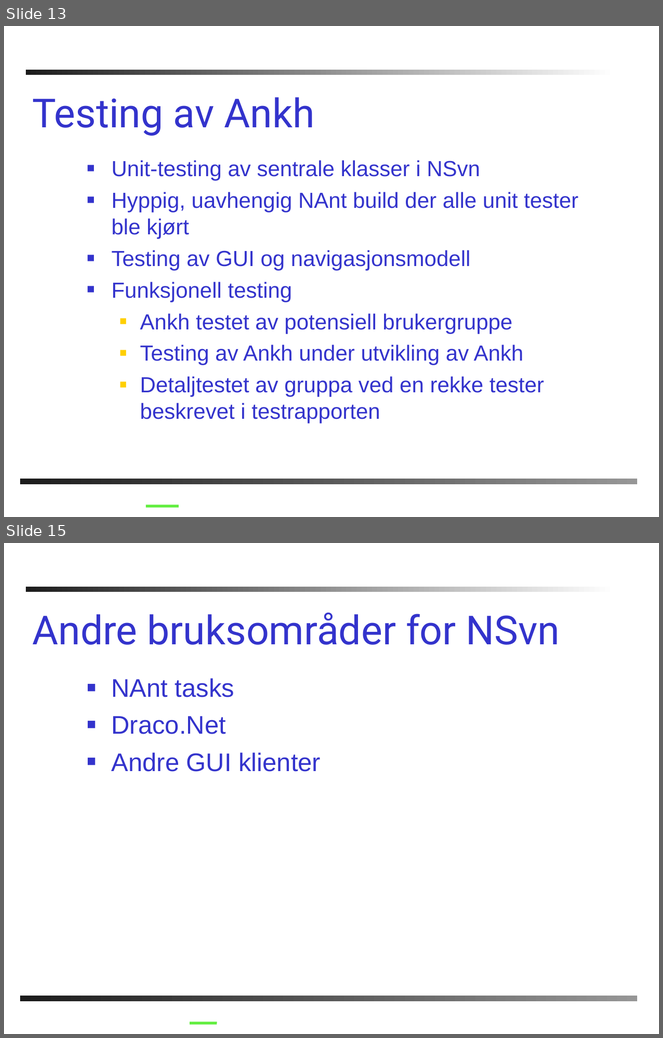
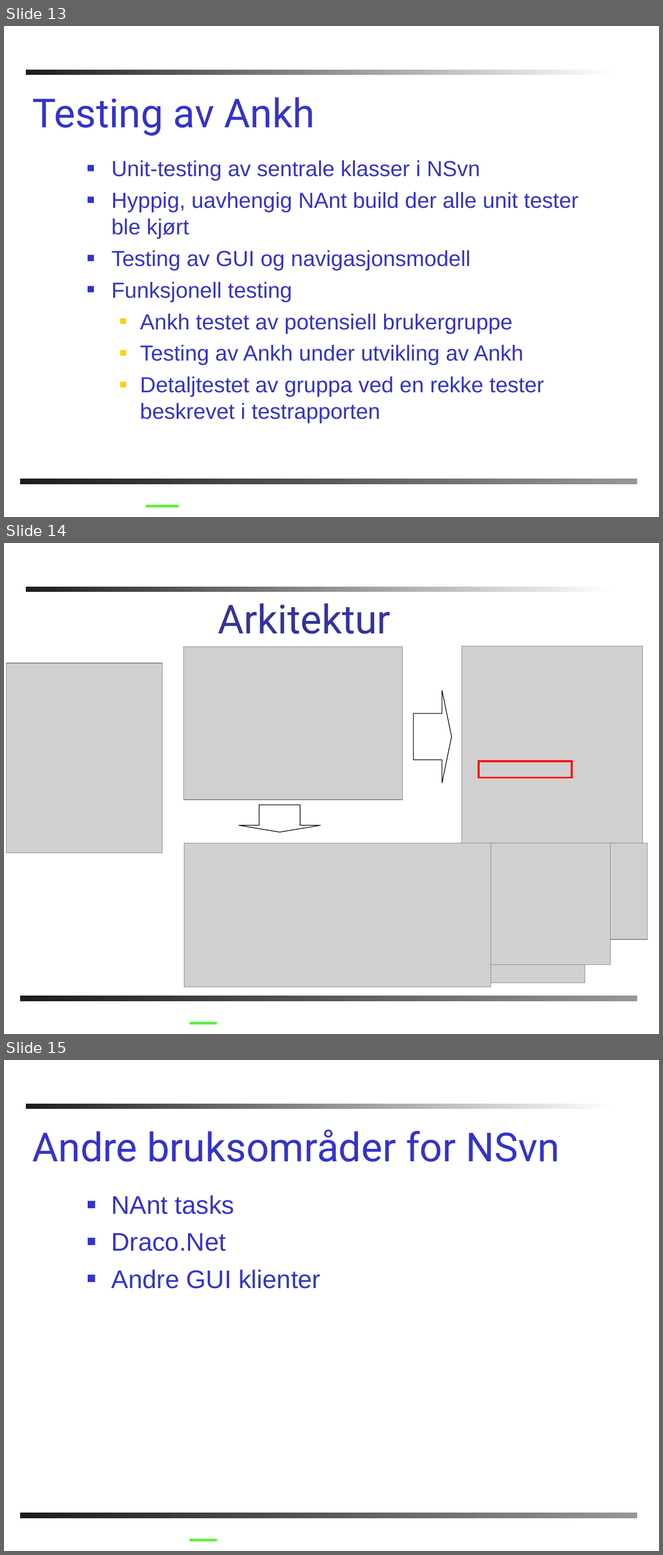
Before and after one commit to PhilJollans/AnkhSVN2019, a slide deck: doc/powerpoint/Subversion_addin_for_VS.NET.ppt. Shown one above the other, each under a label of ours: slides 13 and 15 before the commit, slides 13, 14 and 15 after it; the slides between them are not shown. The pictures are 663x1038 and 663x1555 pixels, drawn with LibreOffice and Linux fonts; fonts in the diff are those of the drawing; grey boxes stand for pictures; background and template pictures are left out. Boxes give left, top, right and bottom in pixels: in the first picture for what was removed or moved away, otherwise in the second. Text is boxed around its words. In the diff, an @@ line names an element or a change of style, - is before the commit and + after.

```diff
--- a/doc/powerpoint/Subversion_addin_for_VS.NET.ppt
+++ b/doc/powerpoint/Subversion_addin_for_VS.NET.ppt
@@ slide 14 added at bbox=[4, 543, 659, 1034], background #FFFFFF; not listed: 2 template elements that a slide beside it also shows @@
@@ title added at bbox=[218, 603, 391, 634], 44 pt, text #333399 @@
+Arkitektur
@@ picture added at bbox=[183, 646, 402, 800] @@
@@ picture added at bbox=[462, 646, 643, 843] @@
@@ picture added at bbox=[7, 663, 163, 853] @@
@@ right arrow added at bbox=[414, 691, 452, 783], outline #000000 0.74 pt @@
@@ rectangle added at bbox=[479, 761, 572, 778], outline #FF0000 2.24 pt @@
@@ down arrow added at bbox=[239, 805, 321, 833], outline #000000 0.74 pt @@
@@ picture added at bbox=[184, 843, 491, 987] @@
@@ picture added at bbox=[190, 843, 505, 952] @@
@@ picture added at bbox=[190, 843, 594, 896] @@
@@ picture added at bbox=[190, 843, 647, 939] @@
@@ picture added at bbox=[190, 843, 585, 982] @@
@@ picture added at bbox=[190, 843, 610, 965] @@
@@ line added from (190, 1023) to (217, 1023), #60EE3E 3 pt @@
```
Also in this commit, not shown: 2 slides changed, 1 other slide added, 1 slide removed, 1 other file.
